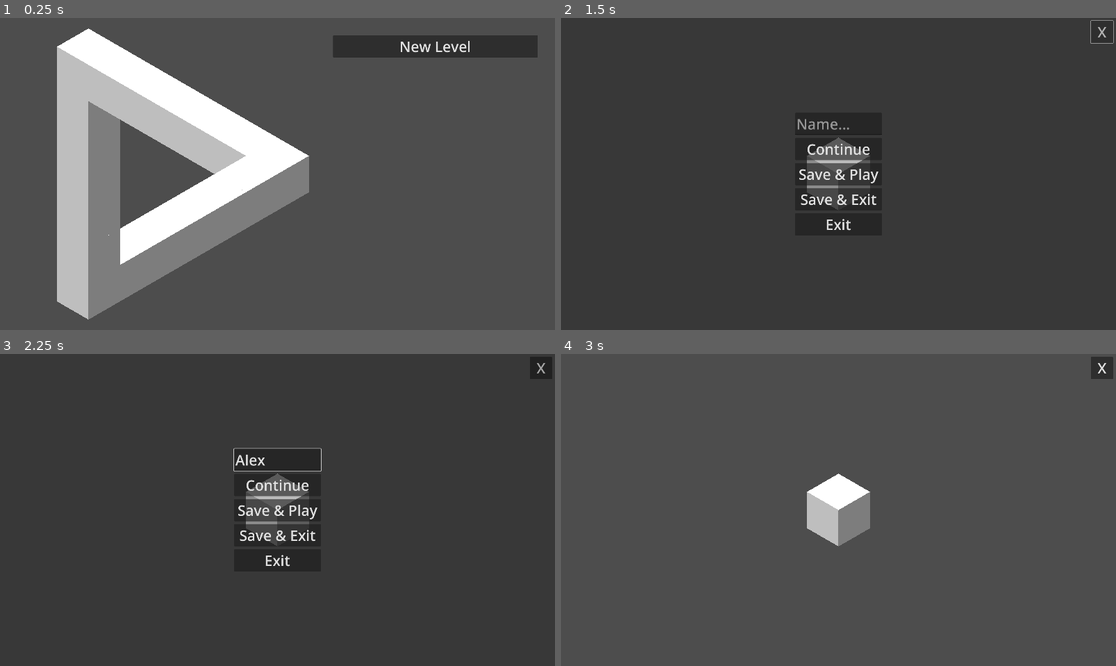
Above: before the commit, frames 1-4 (two rows, left to right).
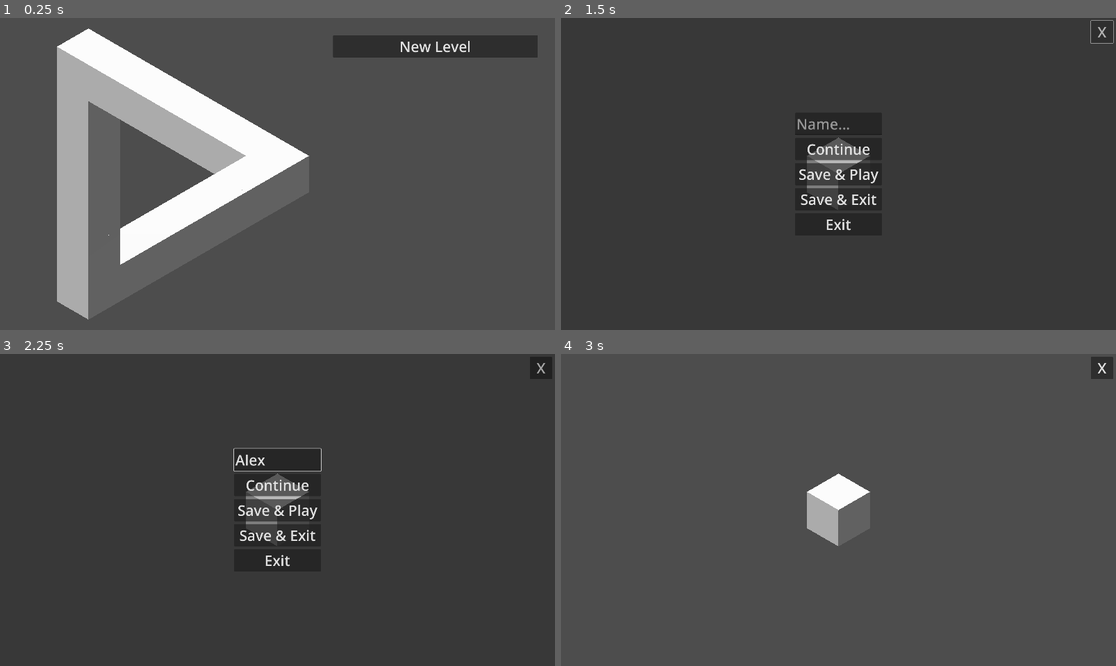
Above: after the commit, the same moments.

Repository: hangmanonbenzene/small_canyon
Game: Godot game, scene res://app/main/main.tscn
Same seed, same stepped clock (60 frames per second), same inputs: the game is played once before the commit and once after it.
Inputs (mouse positions are in pixels of both pictures, inside the frame that each line leads up to):
- Up to frame 1 (0.25 s): no input
- Up to frame 2 (1.5 s): click "New Level" at 0.5 s; click "X" at 1.25 s
- Up to frame 3 (2.25 s): click (277, 460) at 2.02 s; type "Alex" at 2.1 s
- Up to frame 4 (3 s): click "Continue" at 2.75 s

The runs differ from the first frame. In frame 1, 7.7% of the frame differs, in the area x 15-56%, y 26-97%; in frame 2, less than 0.1%; in frame 3, less than 0.1%; in frame 4, 0.7%.

Commit message:
light changed

Diff:
--- a/app/main/main.tscn
+++ b/app/main/main.tscn
@@ -31,14 +31,7 @@
 script = ExtResource("3_uttb8")
 
 [node name="DirectionalLight3D" type="DirectionalLight3D" parent="3d_world/camera_and_light"]
-light_energy = 0.5
-
-[node name="DirectionalLight3D2" type="DirectionalLight3D" parent="3d_world/camera_and_light"]
-transform = Transform3D(1, 0, 0, 0, -4.371139e-08, 1, 0, -1, -4.371139e-08, 0, 0, 0)
-
-[node name="DirectionalLight3D3" type="DirectionalLight3D" parent="3d_world/camera_and_light"]
-transform = Transform3D(-4.371139e-08, 0, 1, 0, 1, 0, -1, 0, -4.371139e-08, 0, 0, 0)
-light_energy = 0.2
+transform = Transform3D(0.9848077, -0.16317591, 0.05939118, 0, 0.34202015, 0.9396926, -0.17364818, -0.9254165, 0.3368241, 0, 0, 0)
 
 [node name="level" type="Node3D" parent="3d_world"]
 
--- a/app/meshes/mesh_test.tscn
+++ b/app/meshes/mesh_test.tscn
@@ -106,11 +106,4 @@
 script = ExtResource("7_2nt13")
 
 [node name="DirectionalLight3D" type="DirectionalLight3D" parent="."]
-light_energy = 0.5
-
-[node name="DirectionalLight3D2" type="DirectionalLight3D" parent="."]
-transform = Transform3D(1, 0, 0, 0, -4.371139e-08, 1, 0, -1, -4.371139e-08, 0, 0, 0)
-
-[node name="DirectionalLight3D3" type="DirectionalLight3D" parent="."]
-transform = Transform3D(-4.371139e-08, 0, 1, 0, 1, 0, -1, 0, -4.371139e-08, 0, 0, 0)
-light_energy = 0.2
+transform = Transform3D(0.9848077, -0.16317591, 0.05939118, 0, 0.34202015, 0.9396926, -0.17364818, -0.9254165, 0.3368241, 0, 0, 0)
